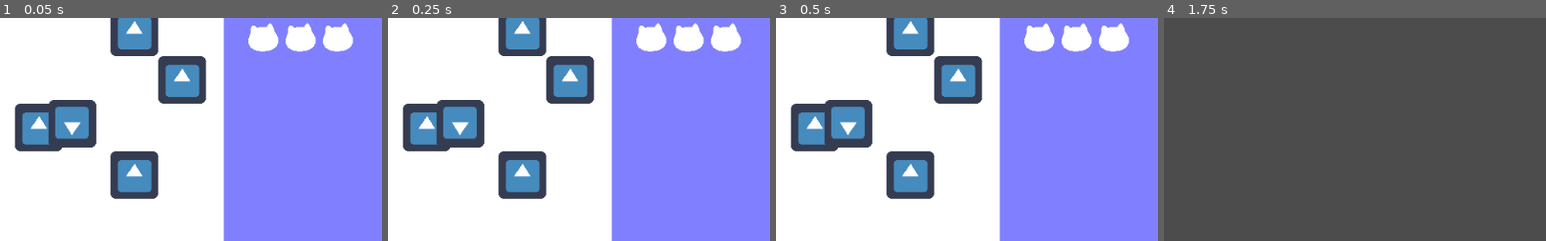
Above: before the commit, frames 1-4 (left to right).
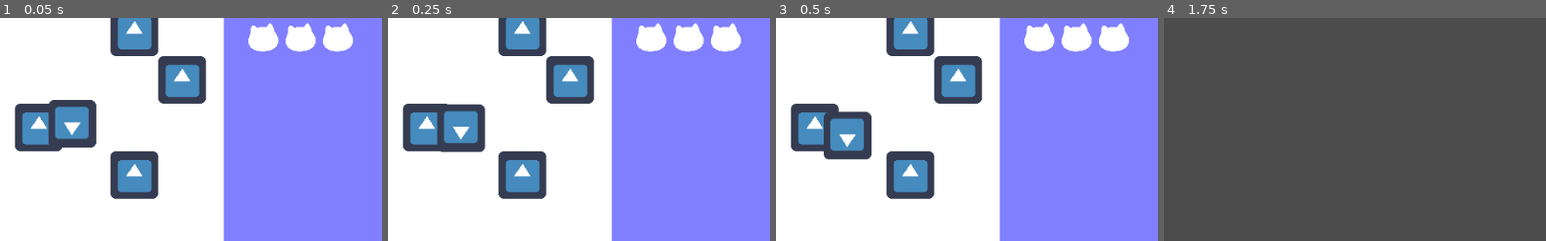
Above: after the commit, the same moments.

Repository: Baidadan67/Save-Wandering-Cats-Meow
Game: Godot game, scene res://Scene/Outside/OutsideRoom.tscn
The game is run twice, just before and just after one commit, with the same random seed, the same clock (stepped at 60 frames per second) and the same inputs. The engine's default icon, where the game draws it, is replaced by a stand-in: a white triangle on a blue panel in a dark square.
Inputs (mouse positions are % of the whole screen's width and height, from its top left):
- Up to frame 1 (0.05 s): no input
- Up to frame 2 (0.25 s): no input
- Up to frame 3 (0.5 s): no input
- Up to frame 4 (1.75 s): tap Enter (ui_accept) at 0.5, 0.77, 1.25, 1.52 s; move the mouse to (5, 91) at 0.52 s; hold Right (ui_right) 0.53-1.28 s; click (5, 91) at 0.67 s; move the mouse to (30, 55) at 1.27 s; hold Down (ui_down) from 1.28 s (still down)
The pictures show only the part of the screen within x 50-100%, y 2-52%; the shares and areas given below are measured in that part.

The runs differ from the first frame. In frame 1, less than 0.1% of the frame differs, in the area x 16-25%, y 37-48%; in frame 2, 1.2%; in frame 3, 2.2%, in the area x 12-26%, y 36-64%; in frame 4, nothing differs.

Commit message:
cat move better

Diff:
--- a/project/Script/CatOutdoor.gd
+++ b/project/Script/CatOutdoor.gd
@@ -22,25 +22,22 @@
 #	pass
 
 func _physics_process(delta):
-
+	var direction
 	match state:
 		HIDDING:
-			var direction = position.direction_to(player_position)
-			if position.x ==  BOARDER[0] + SIZE[0] / 2:
-				# print("up")
-				direction.x = - direction.x
-			elif position.x ==  BOARDER[0] - SIZE[0] / 2:
-				# print("down")
-				direction.x = - direction.x
-			if position.y == BOARDER[2] + SIZE[0] / 2:
-				# print("left")
-				direction.y = - direction.y
-			elif position.y == BOARDER[2] - SIZE[0] / 2:
-				# print("right")
-				direction.y = - direction.y
+			direction = position.direction_to(player_position)
+			direction = leave_wall(position, direction)
 			direction = - direction
-			velocity = velocity.move_toward(direction * MAX_SPEED, ACCELERATION * delta)
+			velocity = velocity.move_toward(direction * 500, ACCELERATION * delta)
 			velocity = move_and_slide(velocity)
+			print(direction)
+
+		WANDER:
+			direction = Vector2(rand_range(-1,1),rand_range(-1,1))
+			#direction = leave_wall(position,direction)
+			velocity = velocity.move_toward(direction * 200, ACCELERATION * delta)
+			velocity = move_and_slide(velocity)
+
 
 	position.x = clamp(position.x, BOARDER[0] + SIZE[0] / 2, BOARDER[1] - SIZE[0] / 2)
 	position.y = clamp(position.y, BOARDER[2] + SIZE[0] / 2, BOARDER[3] - SIZE[0] / 2)
@@ -53,3 +50,14 @@
 
 func _on_CatchArea_body_exited(body):
 	state = WANDER
+
+func leave_wall(position, direction):
+	if position.x <  BOARDER[0] + SIZE[0] * 2:
+		direction.x = -1
+	elif position.x >  BOARDER[1] - SIZE[0] * 2:
+		direction.x = 1
+	if position.y < BOARDER[2] + SIZE[0] * 2:
+		direction.y = -1
+	elif position.y > BOARDER[3] - SIZE[0] * 2:
+		direction.y = 1
+	return direction
